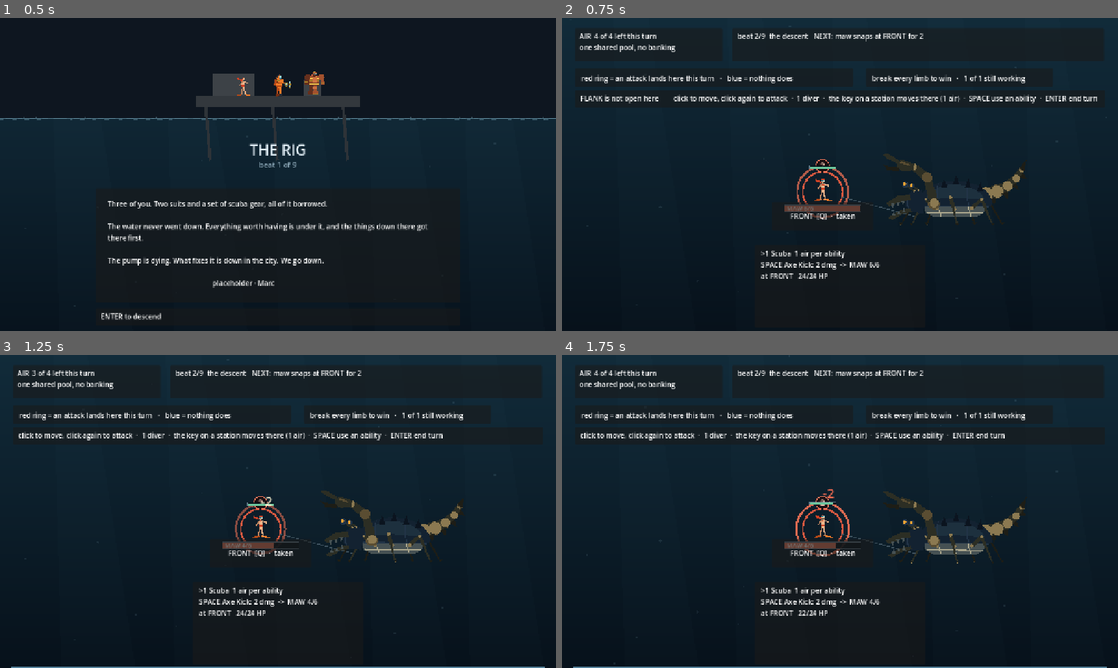
Above: before the commit, frames 1-4 (two rows, left to right).
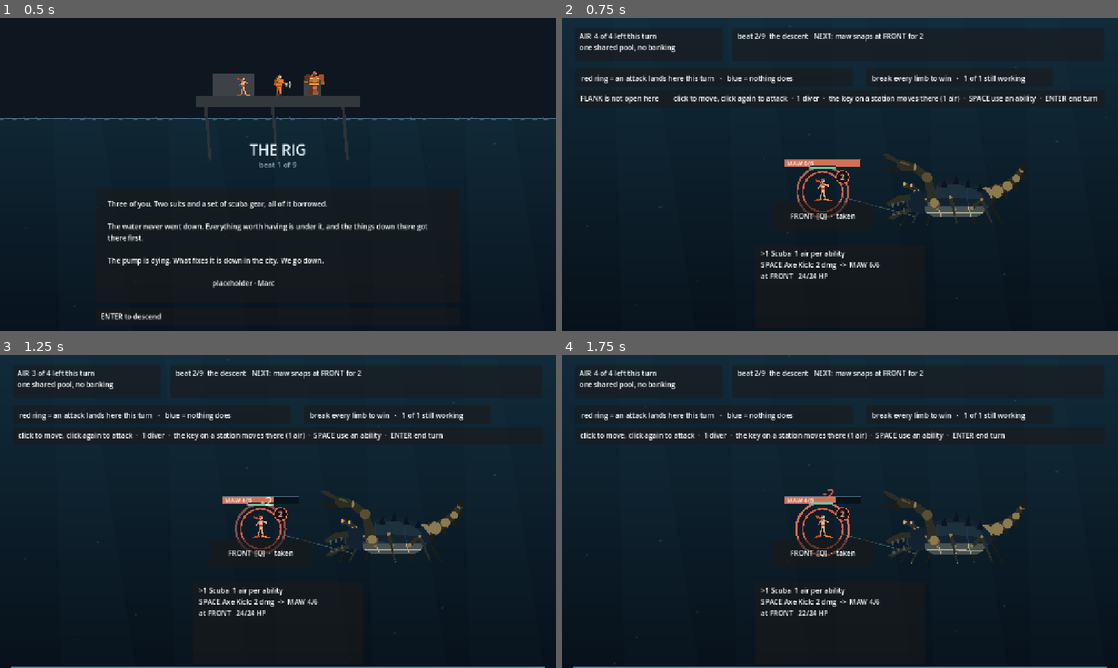
Above: after the commit, the same moments.

Repository: ImmortalDemonGod/salvage
Game: Godot game, scene res://game/main.tscn
Two runs of this game, one before a commit and one after it. Both use one fixed random seed, a clock stepped at 60 frames per second and the inputs below.
Inputs (mouse positions are in pixels of both pictures, inside the frame that each line leads up to):
- Up to frame 1 (0.5 s): no input
- Up to frame 2 (0.75 s): tap Enter at 0.5 s; move the mouse to (962, 158) at 0.52 s; hold W from 0.53 s (still down); tap 1 at 0.6 s; click (962, 158) at 0.67 s
- Up to frame 3 (1.25 s): keep holding W; tap Space at 0.77 s
- Up to frame 4 (1.75 s): release W at 1.25 s; tap Enter at 1.25 s; drag from (728, 527) to (812, 574) at 1.27 s

Frame 1 is identical in both runs. In frame 2, 0.7% of the frame differs, in the area x 40-54%, y 45-62%; in frame 3, 0.6%; in frame 4, 0.6%.

Commit message:
stop the readouts fighting each other
The limb bar was drawn exactly where the station card sits, so the card
printed over the thing it was labelling, and a damage disc on a high
station was hidden behind the HUD. The bar sits above the ring, the disc
on the ring's edge, and neither can leave the station it belongs to.

Diff:
--- a/game/main.gd
+++ b/game/main.gd
@@ -966,9 +966,10 @@
 				# it bites where it stands: ring the station instead
 				var rr: float = 56.0 + 5.0 * pulse
 				draw_arc(dst, rr, 0, TAU, 40, Color(0.98, 0.46, 0.34, 0.45 + 0.45 * pulse), 5.0)
-				draw_circle(dst + Vector2(0, -60.0), 15.0, Color(0.10, 0.05, 0.06, 0.92))
-				draw_arc(dst + Vector2(0, -60.0), 15.0, 0, TAU, 20, Color(0.98, 0.50, 0.38, 0.90), 2.0)
-				draw_string(f, dst + Vector2(-6, -53.0), str(int(it.dmg)),
+				var pip0: Vector2 = dst + Vector2(46.0, -34.0)
+				draw_circle(pip0, 15.0, Color(0.10, 0.05, 0.06, 0.92))
+				draw_arc(pip0, 15.0, 0, TAU, 20, Color(0.98, 0.50, 0.38, 0.90), 2.0)
+				draw_string(f, pip0 + Vector2(-6, 7), str(int(it.dmg)),
 					HORIZONTAL_ALIGNMENT_LEFT, -1, 20, Color(1.0, 0.82, 0.74))
 				continue
 			var n: Vector2 = dir.normalized()
@@ -985,7 +986,7 @@
 					Color(0.98, 0.46, 0.34, 0.55 + 0.45 * pulse), 6.0)
 			# anchored to the RING it lands on, never to the middle of the
 			# line, so it can never read as belonging to another station
-			var pip: Vector2 = dst + Vector2(0, -60.0)
+			var pip: Vector2 = dst + Vector2(46.0, -34.0)
 			draw_circle(pip, 15.0, Color(0.10, 0.05, 0.06, 0.92))
 			draw_arc(pip, 15.0, 0, TAU, 20, Color(0.98, 0.50, 0.38, 0.90), 2.0)
 			draw_string(f, pip + Vector2(-6, 7), str(int(it.dmg)),
@@ -1047,7 +1048,7 @@
 			continue
 		var maxhp: float = float(int((combat.enc.limbs[lb] as Dictionary).hp))
 		var frac2: float = float(combat.limb_hp[lb]) / max(1.0, maxhp)
-		var at: Vector2 = place(st) + Vector2(-88, 30)
+		var at: Vector2 = place(st) + Vector2(-88, -74)
 		_bar(at, 176, 16, frac2, BAR_LIMB)
 		# and the name of what you are breaking, on the bar itself
 		var f2: Font = ThemeDB.fallback_font
